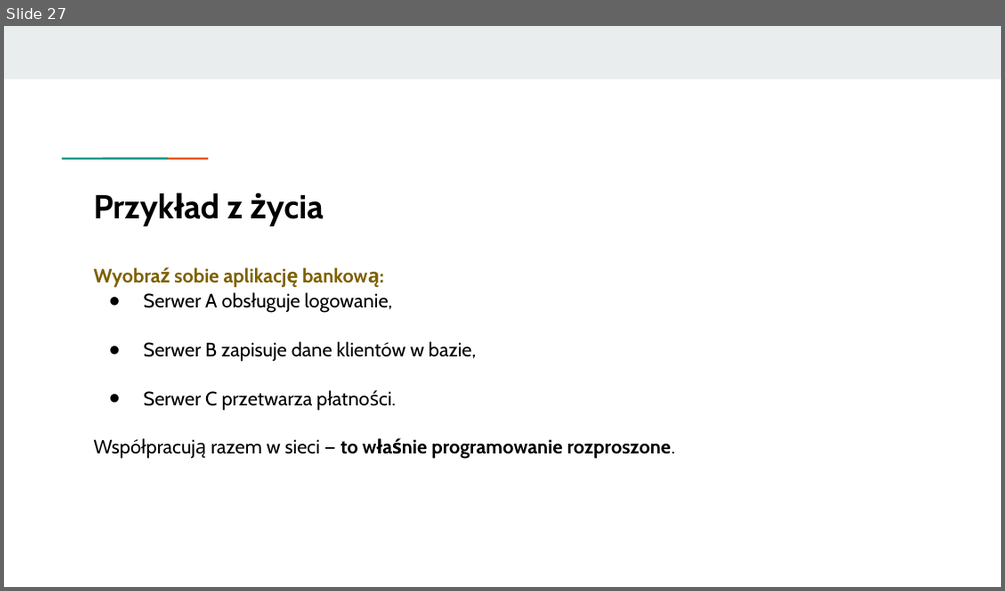
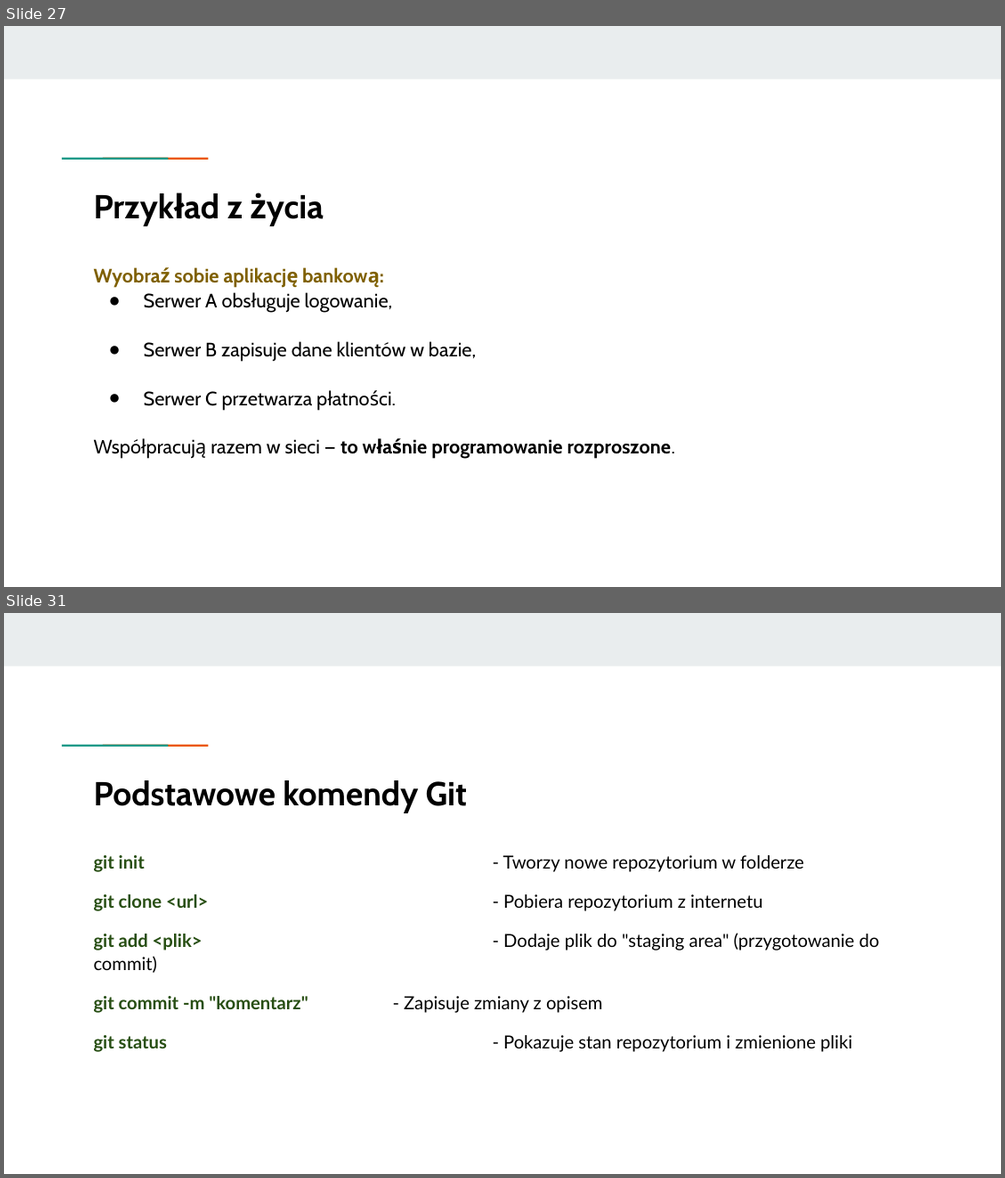
Before and after one commit to KasiaKasia/PRZEDMIOTY, a slide deck: ZASTOSOWANIE_INFORMATYKI/1A-gr_2/Zastosowanie informatyki - 1A gr. 2-plik2.pptx. Shown one above the other, each under a label of ours: slide 27 before the commit, slides 27 and 31 after it; the slides between them are not shown. The pictures are 1005x591 and 1005x1178 pixels, drawn with LibreOffice and Linux fonts; fonts in the diff are those of the drawing. Boxes give left, top, right and bottom in pixels: in the first picture for what was removed or moved away, otherwise in the second. Text is boxed around its words. In the diff, an @@ line names an element or a change of style, - is before the commit and + after.

```diff
--- a/ZASTOSOWANIE_INFORMATYKI/1A-gr_2/Zastosowanie informatyki - 1A gr. 2-plik2.pptx
+++ b/ZASTOSOWANIE_INFORMATYKI/1A-gr_2/Zastosowanie informatyki - 1A gr. 2-plik2.pptx
@@ slide 31 added at <box>4,613,1001,1174</box>, background #FFFFFF; not listed: 3 template elements that a slide beside it also shows @@
@@ title added at <box>94,780,467,813</box>, 24 pt, text #000000, bold @@
+Podstawowe komendy Git
@@ text added at <box>94,855,880,1052</box>, 13 pt, text #000000 @@
+git init - Tworzy nowe repozytorium w folderze
+git clone <url> - Pobiera repozytorium z internetu
+git add <plik> - Dodaje plik do "staging area" (przygotowanie do commit)
+git commit -m "komentarz" - Zapisuje zmiany z opisem
+git status - Pokazuje stan repozytorium i zmienione pliki
```
Also in this commit, not shown: 4 other slides added, 2 other files.
